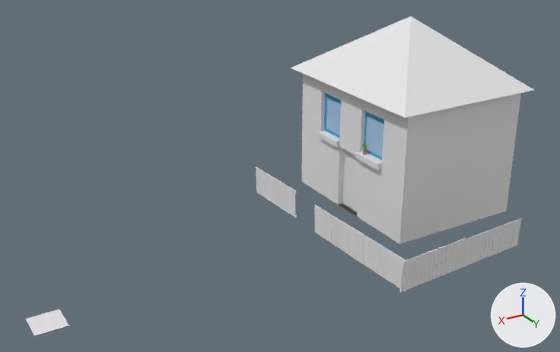
What one commit did to the Blender file Content/blender/Haeuser/haus1.blend.
Before and after are seen from a 50 mm lens placed at (32.7, 35.7, 21.8), pointed at (11.6, 0.7, 4.2). Every picture has the same lights, and +X, +Y and +Z are marked at lower right.
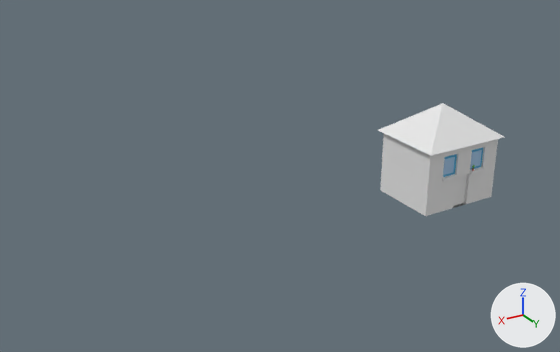
What differs and where, as boxes (x1, y1, x2, y2) in the pictures (560 x 352 px):
```json
{"object": "haus", "change": "reshaped, moved, turned, rescaled", "before": [26, 74, 521, 336], "after": [380, 134, 498, 216]}
{"object": "dach", "change": "moved, turned, rescaled", "before": [291, 16, 534, 118], "after": [378, 103, 504, 155]}
{"object": "Cube.004", "change": "deleted", "before": [400, 238, 466, 292]}
{"object": "Cube.005", "change": "deleted", "before": [462, 218, 521, 267]}
{"object": "Cube.002", "change": "deleted", "before": [315, 205, 363, 263]}
{"object": "Cube.001", "change": "deleted", "before": [352, 227, 407, 291]}
{"object": "Cube", "change": "deleted", "before": [256, 167, 296, 217]}
{"part": 1, "of": "me_cube", "change": "deleted", "before": [26, 309, 69, 336]}
```

The change, as JSON lines over the scene's bpy script:
```json
{"block": "me_cube", "where": "me_cube.from_pydata(...)  # 392 vertices, 387 faces; spans x -1.0..5.54, y -1.0..1.0, z -1.99..1.0"}
{"block": "me_cube", "where": "# used by ob_haus; location = (1.46, -0.7, 4.09); scale = (4.35, 5.38, 4.03)"}
{"op": "remove", "block": "me_cube", "code": "me_cube.materials.append(mat_material)  # white #e7e3e6"}
{"block": "me_cube", "change": "me_cube part 1: the loose piece of 4 vertices spanning x 5.08..5.54, y -0.82..-0.45, z -1.99 is deleted"}
{"op": "set", "path": "ob_dach.location", "old": "(1.48, -0.74, 10.09)", "new": "(-0.36, 0.75, 5.6)"}
{"op": "set", "path": "ob_dach.rotation_euler", "old": "(0.0, 0.0, 0.0)", "new": "(0.0, 0.0, 1.571)", "note": "degrees (0, 0, 0) -> degrees (0, 0, 90)"}
{"op": "set", "path": "ob_dach.scale", "old": "(4.97, 5.87, 1.95)", "new": "(2.61, 3.08, 1.02)"}
{"op": "set", "path": "ob_haus.location", "old": "(1.46, -0.7, 4.09)", "new": "(-0.38, 0.73, 2.45)"}
{"op": "set", "path": "ob_haus.rotation_euler", "old": "(0.0, 0.0, 0.0)", "new": "(0.0, 0.0, 1.571)", "note": "degrees (0, 0, 0) -> degrees (0, 0, 90)"}
{"op": "set", "path": "ob_haus.scale", "old": "(4.35, 5.38, 4.03)", "new": "(2.28, 2.82, 2.12)"}
{"op": "remove", "block": "ob_cube", "code": ["ob_cube = bpy.data.objects.new('Cube', me_cube_003)", "ob_cube.location = (9.27, -2.45, 0.99)", "ob_cube.rotation_euler = (0.0194, -0.00145, 1.619)  # degrees (1.1, -0.1, 93)", "ob_cube.scale = (0.315, -0.0173, 0.918)"]}
{"op": "remove", "block": "ob_cube_001", "code": ["ob_cube_001 = bpy.data.objects.new('Cube.001', me_cube_005)", "ob_cube_001.location = (9.02, 7.95, 1.0)", "ob_cube_001.rotation_euler = (0.0298, -0.00195, 1.604)  # degrees (1.7, -0.1, 92)", "ob_cube_001.scale = (0.315, -0.0173, 0.918)"]}
{"op": "remove", "block": "ob_cube_002", "code": ["ob_cube_002 = bpy.data.objects.new('Cube.002', me_cube_006)", "ob_cube_002.location = (9.16, 4.42, 0.99)", "ob_cube_002.rotation_euler = (0.0298, -0.00195, 1.604)  # degrees (1.7, -0.1, 92)", "ob_cube_002.scale = (0.315, -0.0173, 0.918)"]}
{"op": "remove", "block": "ob_cube_004", "code": ["ob_cube_004 = bpy.data.objects.new('Cube.004', me_cube_008)", "ob_cube_004.location = (5.58, 8.68, 0.97)", "ob_cube_004.rotation_euler = (0.0298, -0.00195, 3.198)  # degrees (1.7, -0.1, 183)", "ob_cube_004.scale = (0.315, -0.0173, 0.918)"]}
{"op": "remove", "block": "ob_cube_005", "code": ["ob_cube_005 = bpy.data.objects.new('Cube.005', me_cube_009)", "ob_cube_005.location = (1.04, 8.44, 0.97)", "ob_cube_005.rotation_euler = (0.0298, -0.00195, 3.198)  # degrees (1.7, -0.1, 183)", "ob_cube_005.scale = (0.315, -0.0173, 0.879)"]}
```
